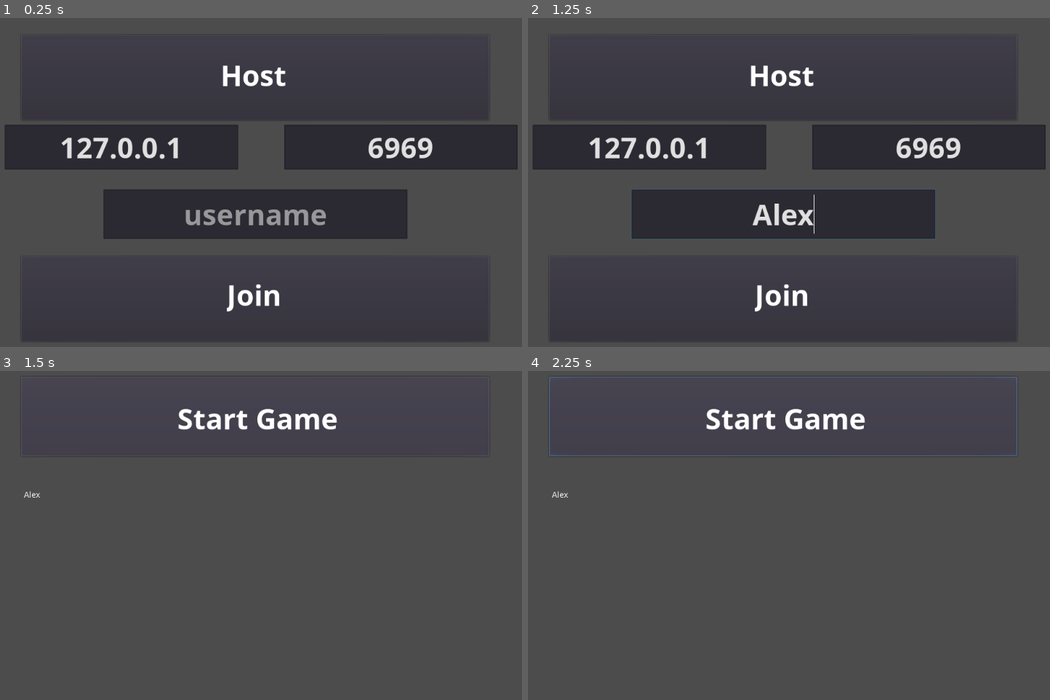
Above: before the commit, frames 1-4 (two rows, left to right).
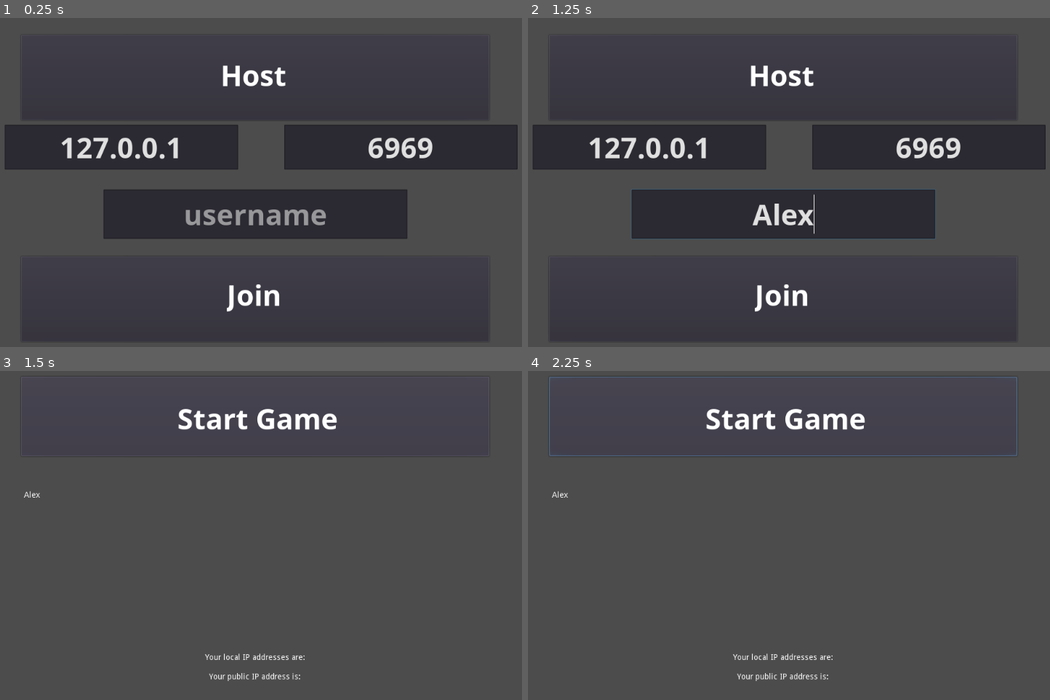
Above: after the commit, the same moments.

Repository: adam-bethell/It-Takes-A-Villiage
Game: Godot game, scene res://Scenes/Menu.tscn
The game is run twice, just before and just after one commit, with the same random seed, the same clock (stepped at 60 frames per second) and the same inputs.
Inputs (mouse positions are in pixels of both pictures, inside the frame that each line leads up to):
- Up to frame 1 (0.25 s): no input
- Up to frame 2 (1.25 s): click (783, 215) at 0.52 s; type "Alex" at 0.6 s
- Up to frame 3 (1.5 s): click "Host" at 1.25 s
- Up to frame 4 (2.25 s): click "Start Game" at 2 s

Frames 1-2 are identical in both runs. In frame 3, 0.3% of the frame differs, in the area x 39-59%, y 85-95%; in frame 4, 0.3%.

Commit message:
Bug fixes and display hosts IP addresses

Diff:
--- a/Scenes/Menu.tscn
+++ b/Scenes/Menu.tscn
@@ -174,6 +174,24 @@
 __meta__ = {
 "_edit_use_anchors_": false
 }
+
+[node name="IpInfo" type="Label" parent="."]
+visible = false
+anchor_left = 0.5
+anchor_top = 1.0
+anchor_right = 0.5
+anchor_bottom = 1.0
+margin_left = -118.0
+margin_top = -50.5103
+margin_right = 118.0
+margin_bottom = -36.5103
+grow_horizontal = 2
+grow_vertical = 0
+text = "My public IP address is 12.1234.1.12"
+align = 1
+__meta__ = {
+"_edit_use_anchors_": false
+}
 [connection signal="pressed" from="HostButton" to="." method="_on_HostButton_pressed"]
 [connection signal="pressed" from="StartButton" to="." method="_on_StartButton_pressed"]
 [connection signal="pressed" from="JoinButton" to="." method="_on_JoinButton_pressed"]
--- a/Scripts/CameraController.gd
+++ b/Scripts/CameraController.gd
@@ -52,7 +52,7 @@
 
 
 #| Raycasting
-func _physics_process(delta):
+func _physics_process(_delta):
 	# It is only safe to get the space_state during _physics
 	if get_tree().is_input_handled():
 		return
--- a/Scripts/Citizen.gd
+++ b/Scripts/Citizen.gd
@@ -126,4 +126,8 @@
 		if owner_id == 1:
 			emit_signal("citizen_updated")
 		else:
+			rpc_id(owner_id, "_rpc_time_loop")
 			rpc_id(owner_id, "_rpc_update_inventory", _inventory)
+
+remote func _rpc_time_loop():
+	player_id = -1
--- a/Scripts/CitizenAI.gd
+++ b/Scripts/CitizenAI.gd
@@ -6,7 +6,7 @@
 
 var _current_task = null
 
-func _process(delta):
+func _process(_delta):
 	if not enabled:
 		return
 
--- a/Scripts/CitizenAnimationPlayer.gd
+++ b/Scripts/CitizenAnimationPlayer.gd
@@ -7,7 +7,7 @@
 	pass # Replace with function body.
 
 
-func _process(delta):
+func _process(_delta):
 	# Get current linear velocity
 
 	var velocity = get_parent().linear_velocity
--- a/Scripts/CitizenManager.gd
+++ b/Scripts/CitizenManager.gd
@@ -54,17 +54,18 @@
 	return path
 
 func add_citizen(position):
+	assert(get_tree().is_network_server())
 	var mesh_path = get_mesh_path()
 	var citizen_id = _citizen_id
-	rpc("_rpc_add_citizen", mesh_path, position)
+	rpc("_rpc_add_citizen", citizen_id, mesh_path, position)
+	_citizen_id += 1
 	return citizen_id
 
-remotesync func _rpc_add_citizen(mesh_path, position):
+remotesync func _rpc_add_citizen(citizen_id, mesh_path, position):
 	# Add game object
 	var citizen = citizen_node.instance()
-	citizen.set_name(str(_citizen_id))
-	citizen.citizen_id = _citizen_id
-	_citizen_id += 1
+	citizen.set_name(str(citizen_id))
+	citizen.citizen_id = citizen_id
 	citizen.set_mesh_path(mesh_path)
 	citizen.start_position = position
 	add_child(citizen)
@@ -107,6 +108,7 @@
 
 
 func sync_positions():
+	assert(get_tree().is_network_server())
 	var citizen_data = {}
 	for citizen in get_children():
 		citizen_data[citizen.name] = {
@@ -129,5 +131,6 @@
 		citizen.is_walking = data["is_walking"]
 
 func time_loop():
+	assert(get_tree().is_network_server())
 	for citizen in get_children():
 		citizen.time_loop()
--- a/Scripts/Globals.gd
+++ b/Scripts/Globals.gd
@@ -1,5 +1,5 @@
 extends Node
 
-const ACTION_DISTANCE = 1.5
+const ACTION_DISTANCE = 2
 
 var game_controller = null
--- a/Scripts/Lobby.gd
+++ b/Scripts/Lobby.gd
@@ -5,9 +5,10 @@
 	get_tree().connect("network_peer_connected", self, "_player_connected")
 	get_tree().connect("network_peer_disconnected", self, "_player_disconnected")
 
-	#var upnp = UPNP.new()
-	#upnp.discover()
-	#upnp.add_port_mapping(int($Port.text))
+	if $IP.text == "p":
+		var upnp = UPNP.new()
+		upnp.discover()
+		upnp.add_port_mapping(int($Port.text))
 
 	var peer = NetworkedMultiplayerENet.new()
 	peer.create_server(int($Port.text), Network.DEFAULT_NUM_PLAYERS)
@@ -22,8 +23,23 @@
 	$PlayerName.hide()
 	$IP.hide()
 	$Port.hide()
+
 	# Show Start button
+	$IpInfo.text = "Your local IP addresses are:"
+	var local_ip_addresses = IP.get_local_addresses()
+	for i in local_ip_addresses.size() / 2:
+		$IpInfo.text += "\n" + str(local_ip_addresses[i*2 + 1])
+	$IpInfo.show()
+
+	var http = HTTPRequest.new()
+	add_child(http)
+	http.connect("request_completed", self, "_on_http_request_completed")
+	http.request("https://api.ipify.org")
+
 	$StartButton.show()
+
+func _on_http_request_completed(result, response_code, headers, body):
+	$IpInfo.text += "\n\nYour public IP address is:\n" + body.get_string_from_utf8()
 
 func _on_JoinButton_pressed():
 	get_tree().connect("connected_to_server", self, "_connected_ok")
--- a/Scripts/UICitizenInfo.gd
+++ b/Scripts/UICitizenInfo.gd
@@ -10,7 +10,7 @@
 	pass # Replace with function body.
 
 
-func _process(delta):
+func _process(_delta):
 	if _citizen == null:
 		hide()
 		return
